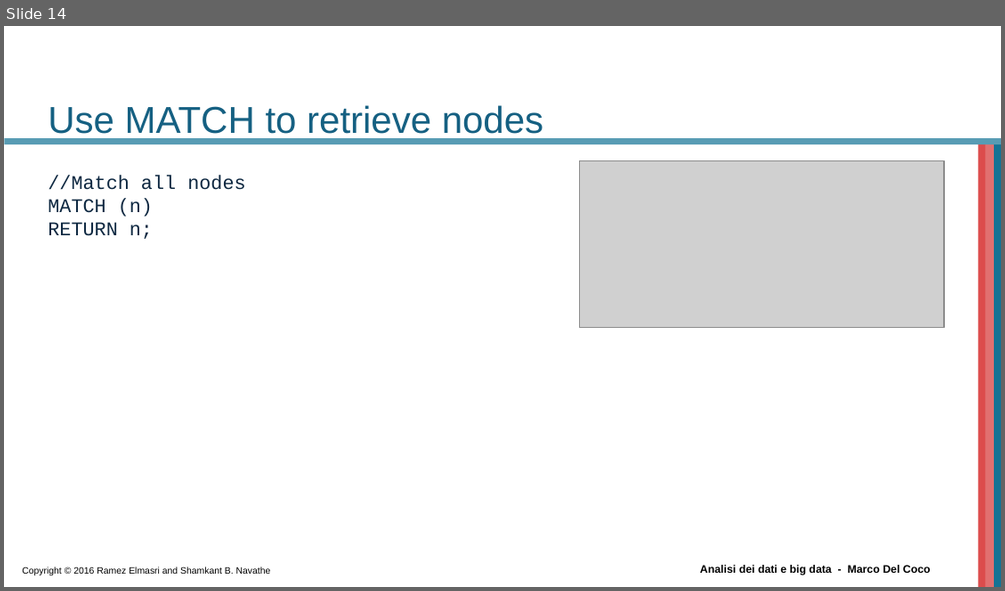
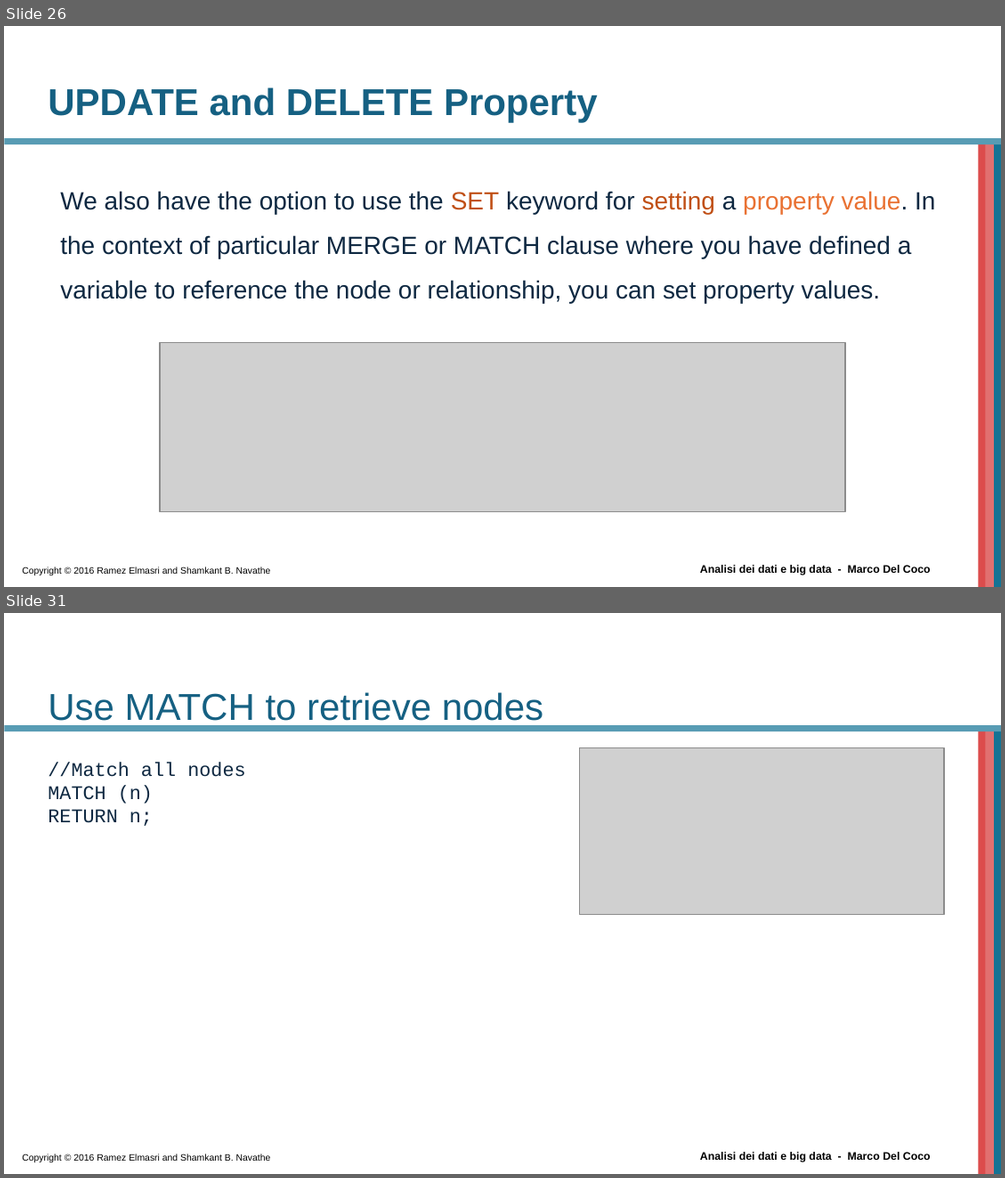
Before and after one commit to beppe2hd/AnalisiDati_BigData, a slide deck: materials/Introduction to Cypher.pptx. Shown one above the other, each under a label of ours: slide 14 before the commit, slides 26 and 31 after it; the slides between them are not shown. The pictures are 1005x591 and 1005x1178 pixels, drawn with LibreOffice and Linux fonts; fonts in the diff are those of the drawing; grey boxes stand for pictures; background and template pictures are left out. Boxes give left, top, right and bottom in pixels: in the first picture for what was removed or moved away, otherwise in the second. Text is boxed around its words. In the diff, an @@ line names an element or a change of style, - is before the commit and + after.

```diff
--- a/materials/Introduction to Cypher.pptx
+++ b/materials/Introduction to Cypher.pptx
@@ slide 26 added at (x1=4, y1=26, x2=1001, y2=587), background #FFFFFF; not listed: 6 template elements that a slide beside it also shows @@
@@ title added at (x1=48, y1=87, x2=598, y2=122), 27 pt, text #156082, bold @@
+UPDATE and DELETE Property
@@ text added at (x1=60, y1=191, x2=935, y2=304), 18 pt, text #0E2841 @@
+We also have the option to use the SET keyword for setting a property value. In the context of particular MERGE or MATCH clause where you have defined a variable to reference the node or relationship, you can set property values.
@@ picture added at (x1=160, y1=342, x2=845, y2=510) @@
@@ what was slide 14 is now slide 31 @@
```
Also in this commit, not shown: 2 slides changed, 17 other slides added, 1 slide removed, 2 other files.
